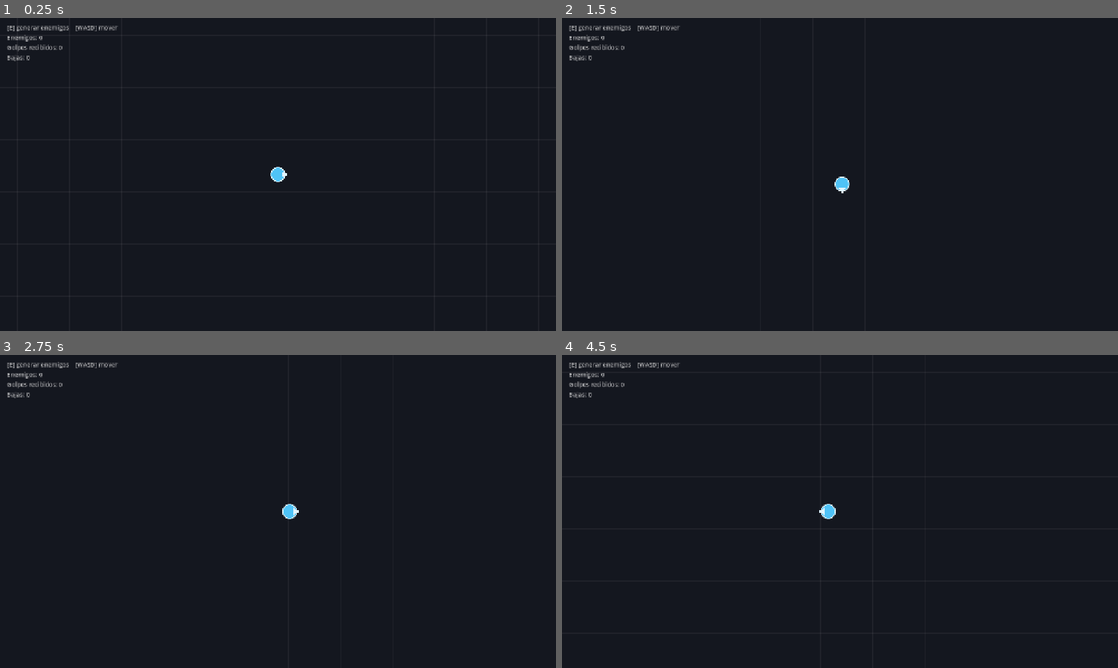
Above: before the commit, frames 1-4 (two rows, left to right).
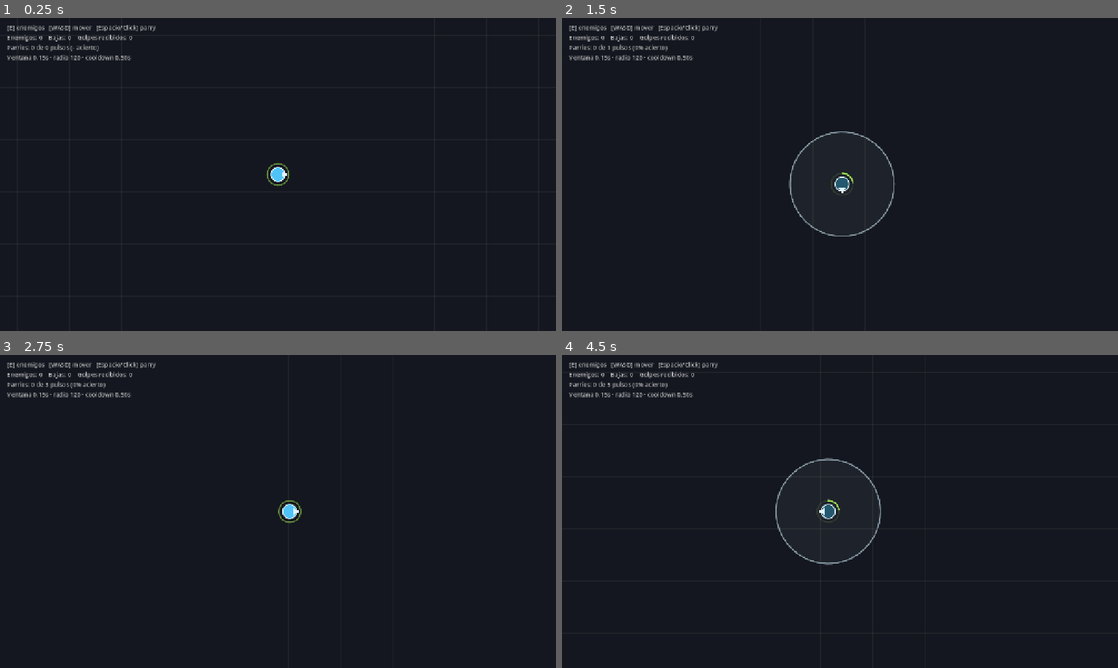
Above: after the commit, the same moments.

Repository: JesuaBetancor/survivor-prototype
Game: Godot game, scene res://scenes/main.tscn
Same seed, same stepped clock (60 frames per second), same inputs: the game is played once before the commit and once after it.
Inputs:
- Up to frame 1 (0.25 s): no input
- Up to frame 2 (1.5 s): tap Enter at 0.5 s; hold D (move_right) 0.53-1.28 s; tap Space (parry) at 0.6, 1.35 s; hold S (move_down) from 1.28 s (still down)
- Up to frame 3 (2.75 s): release S (move_down) at 2.03 s; hold D (move_right) from 2.03 s (still down); tap Space (parry) at 2.1 s
- Up to frame 4 (4.5 s): release D (move_right) at 2.78 s; hold W (move_up) 2.78-3.53 s; tap Space (parry) at 2.85, 3.6, 4.35 s; hold A (move_left) from 3.53 s (still down)

The runs differ from the first frame. In frame 1, 0.8% of the frame differs, in the area x 1-52%, y 2-54%; in frame 2, 1.2%; in frame 3, 0.8%; in frame 4, 1.2%, in the area x 1-58%, y 2-68%.

Commit message:
Phase 3: radial parry pulse
Pressing parry opens a window that is re-swept every physics frame, so an
enemy entering Telegraph mid-window is still caught. That is what makes the
"wider window" upgrade mean something later, and it is why the Area2D
monitors continuously instead of being toggled on at press time: toggling
would cost a physics frame of latency in the one place we cannot afford it.

A pulse hits each enemy at most once, so multi-hit types cannot be chewed
through by a single long window.

Two signals rather than one. parry_hit fires the instant an enemy is
parried, for phase 7's hit-stop and shake; parry_pulsed fires when the
window closes with the total, for stats. Emitting only on close would delay
the impact feedback by up to a full window.

Feedback, all placeholder but all present: the pulse ring sits at the true
radius while live then blooms out and fades, green when it connected and
grey when it whiffed; parried enemies flash white, swell and fade; a
non-lethal parry flashes too; and the cooldown reads as a ring filling
around the player, with the body dulled until the parry is back up.

Co-Authored-By: Claude Opus 5 <noreply@anthropic.com>

Diff:
--- a/scenes/main.tscn
+++ b/scenes/main.tscn
@@ -26,6 +26,6 @@
 offset_left = 16.0
 offset_top = 12.0
 offset_right = 520.0
-offset_bottom = 120.0
+offset_bottom = 140.0
 theme_override_colors/font_color = Color(1, 1, 1, 0.72)
 theme_override_font_sizes/font_size = 14
--- a/scenes/player.tscn
+++ b/scenes/player.tscn
@@ -1,9 +1,12 @@
-[gd_scene load_steps=3 format=3]
+[gd_scene load_steps=4 format=3]
 
 [ext_resource type="Script" path="res://scripts/player.gd" id="1_player"]
 
 [sub_resource type="CircleShape2D" id="CircleShape2D_player"]
 radius = 16.0
+
+[sub_resource type="CircleShape2D" id="CircleShape2D_parry"]
+radius = 120.0
 
 [node name="Player" type="CharacterBody2D"]
 collision_layer = 1
@@ -16,3 +19,11 @@
 [node name="Camera2D" type="Camera2D" parent="."]
 position_smoothing_enabled = true
 position_smoothing_speed = 8.0
+
+[node name="ParryArea" type="Area2D" parent="."]
+collision_layer = 4
+collision_mask = 2
+monitorable = false
+
+[node name="CollisionShape2D" type="CollisionShape2D" parent="ParryArea"]
+shape = SubResource("CircleShape2D_parry")
--- a/scripts/enemy.gd
+++ b/scripts/enemy.gd
@@ -22,6 +22,8 @@
 
 var _state_time: float = 0.0
 var _dying: bool = false
+## 1.0 right after a non-lethal parry, tweened back to 0.
+var _hurt_flash: float = 0.0
 
 
 func _ready() -> void:
@@ -119,7 +121,9 @@
 	if parry_hits_taken >= type.parry_hits_required:
 		kill()
 	else:
-		# Survived the parry: knocked back into recovery instead of attacking.
+		# Survived the parry: knocked back into recovery instead of attacking, so
+		# tougher types cost several telegraph cycles rather than one combo.
+		_play_survived_effect()
 		_enter_state(State.RECOVERY)
 
 
@@ -129,7 +133,34 @@
 	_dying = true
 	velocity = Vector2.ZERO
 	died.emit(self, type.xp_value)
-	queue_free()
+	_play_death_effect()
+
+
+## White flash that swells and fades out. Placeholder juice, but the parry has
+## to *read* as landed from the first playable build, not only in the debugger.
+func _play_death_effect() -> void:
+	set_physics_process(false)
+	(get_node("CollisionShape2D") as CollisionShape2D).set_deferred("disabled", true)
+	queue_redraw()
+
+	var tween: Tween = create_tween()
+	tween.set_parallel(true)
+	tween.tween_property(self, "scale", Vector2.ONE * 1.7, 0.18) \
+		.set_trans(Tween.TRANS_CUBIC).set_ease(Tween.EASE_OUT)
+	tween.tween_property(self, "modulate:a", 0.0, 0.18)
+	tween.chain().tween_callback(queue_free)
+
+
+## Flash for a parry that landed but did not kill, so multi-hit types still give
+## the player confirmation that the timing was right.
+func _play_survived_effect() -> void:
+	var tween: Tween = create_tween()
+	tween.tween_method(_set_hurt_flash, 1.0, 0.0, 0.25)
+
+
+func _set_hurt_flash(value: float) -> void:
+	_hurt_flash = value
+	queue_redraw()
 
 
 # --- Drawing ---------------------------------------------------------------
@@ -155,6 +186,16 @@
 
 
 func _current_color() -> Color:
+	if _dying:
+		return Color.WHITE
+
+	if _hurt_flash > 0.0:
+		return _state_color().lerp(Color.WHITE, _hurt_flash)
+
+	return _state_color()
+
+
+func _state_color() -> Color:
 	match state:
 		State.TELEGRAPH:
 			# Ramp towards the telegraph colour so the wind-up reads even when
--- a/scripts/main.gd
+++ b/scripts/main.gd
@@ -9,14 +9,18 @@
 @onready var spawner: Spawner = $Spawner
 @onready var debug_label: Label = $DebugLayer/DebugLabel
 
+var _alive: int = 0
 var _kills: int = 0
 var _hits_taken: int = 0
+var _pulses: int = 0
+var _pulses_connected: int = 0
 
 
 func _ready() -> void:
 	var bounds: Rect2 = arena.get_bounds()
 
 	player.movement_bounds = bounds
+	player.parry_pulsed.connect(_on_parry_pulsed)
 	_apply_camera_limits(player.camera, bounds)
 
 	spawner.target = player
@@ -25,20 +29,27 @@
 
 
 func _process(_delta: float) -> void:
+	var accuracy: String = "-"
+	if _pulses > 0:
+		accuracy = "%d%%" % roundi(100.0 * float(_pulses_connected) / float(_pulses))
+
 	debug_label.text = "\n".join([
-		"[E] generar enemigos    [WASD] mover",
-		"Enemigos: %d" % spawner.get_child_count(),
-		"Golpes recibidos: %d" % _hits_taken,
-		"Bajas: %d" % _kills,
+		"[E] enemigos   [WASD] mover   [Espacio/Click] parry",
+		"Enemigos: %d    Bajas: %d    Golpes recibidos: %d" % [_alive, _kills, _hits_taken],
+		"Parries: %d de %d pulsos (%s acierto)" % [_pulses_connected, _pulses, accuracy],
+		"Ventana %.2fs · radio %.0f · cooldown %.2fs" % [
+			player.parry_window, player.parry_radius, player.parry_cooldown],
 	])
 
 
 func _on_enemy_spawned(enemy: Enemy) -> void:
+	_alive += 1
 	enemy.died.connect(_on_enemy_died)
 	enemy.hit_player.connect(_on_player_hit)
 
 
 func _on_enemy_died(_enemy: Enemy, _xp: int) -> void:
+	_alive -= 1
 	_kills += 1
 
 
@@ -48,6 +59,14 @@
 	_hits_taken += 1
 
 
+## Accuracy is the fastest read on whether the window and radius are tuned
+## sanely: a run that lands 95% of pulses is too forgiving.
+func _on_parry_pulsed(hits: int) -> void:
+	_pulses += 1
+	if hits > 0:
+		_pulses_connected += 1
+
+
 ## Keeps the camera from showing the void outside the arena.
 func _apply_camera_limits(camera: Camera2D, bounds: Rect2) -> void:
 	camera.limit_left = int(bounds.position.x)
--- a/scripts/player.gd
+++ b/scripts/player.gd
@@ -1,24 +1,66 @@
 class_name Player
 extends CharacterBody2D
 
-## Player avatar: constant-speed 8-directional movement, drawn as a coloured
-## circle placeholder. No sprites or textures anywhere in this prototype.
+## Player avatar: constant-speed 8-directional movement plus the radial parry
+## pulse the whole prototype is built around.
 
 const SPEED: float = 250.0
+## How long the pulse visual lingers after the window closes.
+const PULSE_FADE: float = 0.22
+
+## Emitted the instant an enemy is parried. Phase 7 hangs hit-stop and screen
+## shake off this: waiting for the window to close would delay the impact by up
+## to a full window, which is exactly the feedback that has to be immediate.
+signal parry_hit(enemy: Enemy)
+## Emitted when the window closes, carrying the pulse total. Stats, not juice.
+signal parry_pulsed(hits: int)
 
 @export var radius: float = 16.0
 @export var body_color: Color = Color("4fc3f7")
 @export var outline_color: Color = Color("e1f5fe")
 
+@export_group("Parry")
+## Seconds the pulse stays live. It is re-evaluated every physics frame while
+## open, so an enemy that *enters* Telegraph mid-window is still caught — that
+## is what makes a wider window feel wider.
+@export var parry_window: float = 0.15
+@export var parry_radius: float = 120.0:
+	set = _set_parry_radius
+@export var parry_cooldown: float = 0.5
+@export var parry_damage: int = 1
+@export var parry_ready_color: Color = Color("b2ff59")
+@export var parry_whiff_color: Color = Color("90a4ae")
+
 ## Arena rectangle the player is confined to. Set by Main at startup.
 var movement_bounds: Rect2 = Rect2()
 
 var _facing: Vector2 = Vector2.RIGHT
+var _cooldown_left: float = 0.0
+var _window_left: float = 0.0
+## Age of the current pulse visual; negative means no pulse on screen.
+var _pulse_age: float = -1.0
+var _pulse_connected: bool = false
+## Enemies already parried by the *current* pulse, so one press cannot chew
+## through the same enemy on consecutive frames.
+var _pulse_victims: Array[Enemy] = []
 
 @onready var camera: Camera2D = $Camera2D
-
-
-func _physics_process(_delta: float) -> void:
+@onready var parry_area: Area2D = $ParryArea
+@onready var _parry_shape: CollisionShape2D = $ParryArea/CollisionShape2D
+
+
+func _ready() -> void:
+	_set_parry_radius(parry_radius)
+
+
+func _physics_process(delta: float) -> void:
+	_update_parry(delta)
+	_update_movement()
+
+
+# --- Movement --------------------------------------------------------------
+
+func _update_movement() -> void:
 	# get_vector() already normalises, so diagonals are not faster.
 	var direction: Vector2 = Input.get_vector("move_left", "move_right", "move_up", "move_down")
 	velocity = direction * SPEED
@@ -32,10 +74,125 @@
 		queue_redraw()
 
 
+func _clamp_to_bounds(position_to_clamp: Vector2) -> Vector2:
+	return Vector2(
+		clampf(position_to_clamp.x, movement_bounds.position.x + radius, movement_bounds.end.x - radius),
+		clampf(position_to_clamp.y, movement_bounds.position.y + radius, movement_bounds.end.y - radius)
+	)
+
+
+# --- Parry -----------------------------------------------------------------
+
+func is_parry_ready() -> bool:
+	return _cooldown_left <= 0.0
+
+
+func _update_parry(delta: float) -> void:
+	if _cooldown_left > 0.0:
+		_cooldown_left = maxf(0.0, _cooldown_left - delta)
+		queue_redraw()
+
+	if Input.is_action_just_pressed("parry") and is_parry_ready():
+		_start_pulse()
+
+	if _window_left > 0.0:
+		_window_left -= delta
+		_sweep_pulse()
+		if _window_left <= 0.0:
+			parry_pulsed.emit(_pulse_victims.size())
+
+	if _pulse_age >= 0.0:
+		_pulse_age += delta
+		queue_redraw()
+		if _pulse_age > parry_window + PULSE_FADE:
+			_pulse_age = -1.0
+
+
+func _start_pulse() -> void:
+	_window_left = parry_window
+	_cooldown_left = parry_cooldown
+	_pulse_age = 0.0
+	_pulse_connected = false
+	_pulse_victims.clear()
+	_sweep_pulse()
+
+
+## Runs every physics frame the window is open. The Area2D monitors
+## continuously (rather than being toggled on at press time) so its overlap list
+## is already current — toggling would cost a physics frame of latency, which is
+## exactly the wrong place to spend one.
+func _sweep_pulse() -> void:
+	for body: Node2D in parry_area.get_overlapping_bodies():
+		var enemy := body as Enemy
+		if enemy == null or enemy in _pulse_victims:
+			continue
+		if not enemy.is_parry_vulnerable():
+			continue
+
+		enemy.receive_parry(parry_damage)
+		_pulse_victims.append(enemy)
+		_pulse_connected = true
+		parry_hit.emit(enemy)
+
+
+func _set_parry_radius(value: float) -> void:
+	parry_radius = value
+	if not is_node_ready():
+		return
+	# Duplicated so upgrades never mutate the shape shared by the scene file.
+	var circle: CircleShape2D = (_parry_shape.shape as CircleShape2D).duplicate()
+	circle.radius = parry_radius
+	_parry_shape.shape = circle
+
+
+# --- Drawing ---------------------------------------------------------------
+
 func _draw() -> void:
-	draw_circle(Vector2.ZERO, radius, body_color, true, -1.0, true)
+	if _pulse_age >= 0.0:
+		_draw_pulse()
+
+	var fill: Color = body_color if is_parry_ready() else body_color.darkened(0.55)
+	draw_circle(Vector2.ZERO, radius, fill, true, -1.0, true)
 	draw_arc(Vector2.ZERO, radius, 0.0, TAU, 32, outline_color, 2.0, true)
 	_draw_facing_notch()
+	_draw_cooldown()
+
+
+## While the window is open the ring sits at the true parry radius, so the reach
+## is never a guess; once it closes the ring blooms outward and fades. Green
+## means it caught something, grey means it whiffed.
+func _draw_pulse() -> void:
+	var tint: Color = parry_ready_color if _pulse_connected else parry_whiff_color
+
+	if _pulse_age <= parry_window:
+		draw_circle(Vector2.ZERO, parry_radius, Color(tint, 0.08), true, -1.0, true)
+		draw_arc(Vector2.ZERO, parry_radius, 0.0, TAU, 64, Color(tint, 0.9), 3.0, true)
+		return
+
+	var fade: float = clampf((_pulse_age - parry_window) / PULSE_FADE, 0.0, 1.0)
+	draw_arc(
+		Vector2.ZERO, parry_radius * lerpf(1.0, 1.18, fade), 0.0, TAU, 64,
+		Color(tint, (1.0 - fade) * 0.8), lerpf(3.0, 0.5, fade), true
+	)
+
+
+## Ring sweeping back to full around the player. The cooldown gates the only
+## offence in the game, so it has to be readable at a glance without looking
+## away from the enemies: a dim track shows the whole lap, a bright arc fills
+## it, and the body itself stays dulled until the parry is up again.
+func _draw_cooldown() -> void:
+	var ring_radius: float = radius + 9.0
+
+	if is_parry_ready():
+		draw_arc(Vector2.ZERO, ring_radius, 0.0, TAU, 40, Color(parry_ready_color, 0.5), 3.0, true)
+		return
+
+	draw_arc(Vector2.ZERO, ring_radius, 0.0, TAU, 40, Color(parry_ready_color, 0.12), 3.0, true)
+	var progress: float = 1.0 - _cooldown_left / parry_cooldown
+	draw_arc(
+		Vector2.ZERO, ring_radius, -PI * 0.5, -PI * 0.5 + TAU * progress, 40,
+		Color(parry_ready_color, 0.85), 3.5, true
+	)
 
 
 ## Small triangle marking the last movement direction. Purely a readability aid
@@ -45,10 +202,3 @@
 	var side: Vector2 = _facing.orthogonal() * (radius * 0.45)
 	var base: Vector2 = _facing * (radius * 0.6)
 	draw_colored_polygon(PackedVector2Array([tip, base + side, base - side]), outline_color)
-
-
-func _clamp_to_bounds(position_to_clamp: Vector2) -> Vector2:
-	return Vector2(
-		clampf(position_to_clamp.x, movement_bounds.position.x + radius, movement_bounds.end.x - radius),
-		clampf(position_to_clamp.y, movement_bounds.position.y + radius, movement_bounds.end.y - radius)
-	)
